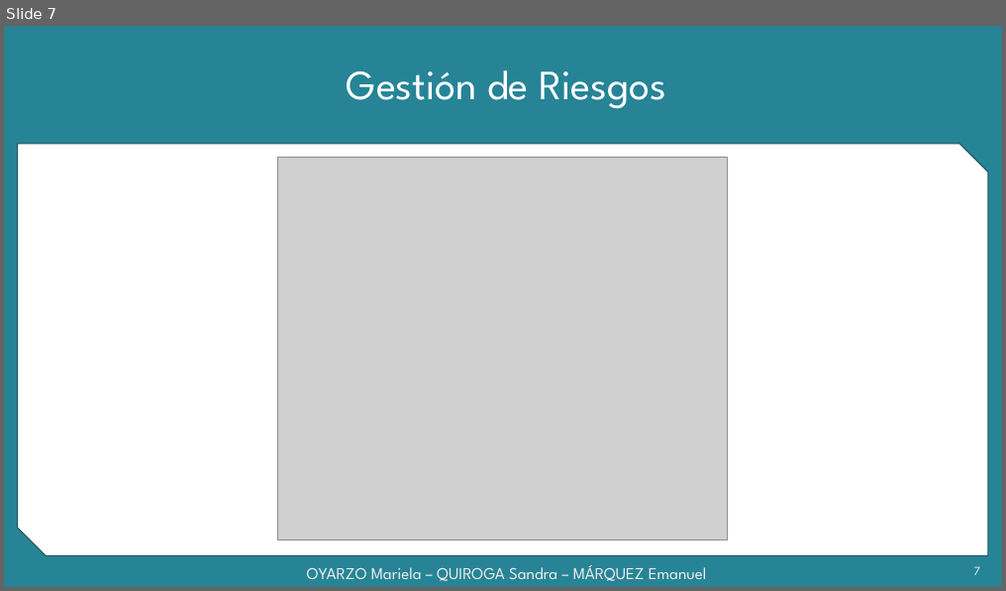
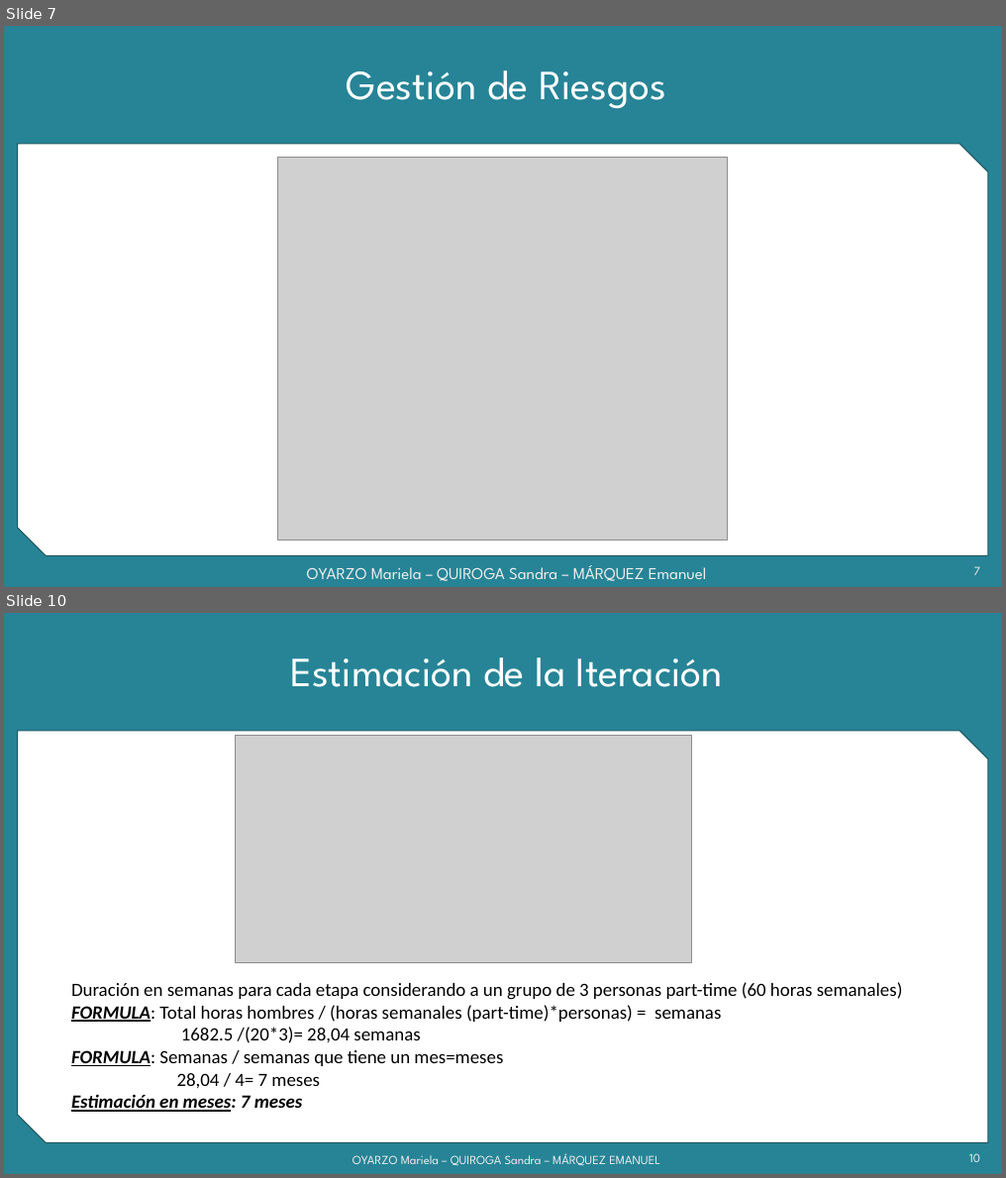
Before and after one commit to grupoyenu/yenu, a slide deck: 08. Presentaciones/Presentación 5 Parcial - 17.10.17.pptx. Shown one above the other, each under a label of ours: slide 7 before the commit, slides 7 and 10 after it; the slides between them are not shown. The pictures are 1006x591 and 1006x1178 pixels, drawn with LibreOffice and Linux fonts; fonts in the diff are those of the drawing; grey boxes stand for pictures; background and template pictures are left out. Boxes give left, top, right and bottom in pixels: in the first picture for what was removed or moved away, otherwise in the second. Text is boxed around its words. In the diff, an @@ line names an element or a change of style, - is before the commit and + after.

```diff
--- a/08. Presentaciones/Presentación 5 Parcial - 17.10.17.pptx
+++ b/08. Presentaciones/Presentación 5 Parcial - 17.10.17.pptx
@@ slide 10 added at (x1=4, y1=613, x2=1002, y2=1174), background #F2F2F2; not listed: 2 template elements that a slide beside it also shows @@
@@ title added at (x1=290, y1=658, x2=723, y2=687), 40 pt, text #FFFFFF @@
+Estimación de la Iteración
@@ picture added at (x1=236, y1=735, x2=691, y2=963) @@
@@ text added at (x1=71, y1=982, x2=903, y2=1112), 18 pt, text #000000 @@
+Duración en semanas para cada etapa considerando a un grupo de 3 personas part-time (60 horas semanales)
+FORMULA: Total horas hombres / (horas semanales (part-time)*personas) = semanas
+1682.5 /(20*3)= 28,04 semanas
+FORMULA: Semanas / semanas que tiene un mes=meses
+28,04 / 4= 7 meses
+Estimación en meses: 7 meses
@@ text added at (x1=352, y1=1154, x2=660, y2=1166), 12 pt, text gradient #9E9E9E to #EDEDED to #FFFFFF @@
+OYARZO Mariela – QUIROGA Sandra – MÁRQUEZ EMANUEL
@@ page number added at (x1=969, y1=1154, x2=980, y2=1162), 12 pt, text gradient #9E9E9E to #EDEDED to #FFFFFF @@
+10
```
Also in this commit, not shown: 2 slides changed, 4 other slides added.
